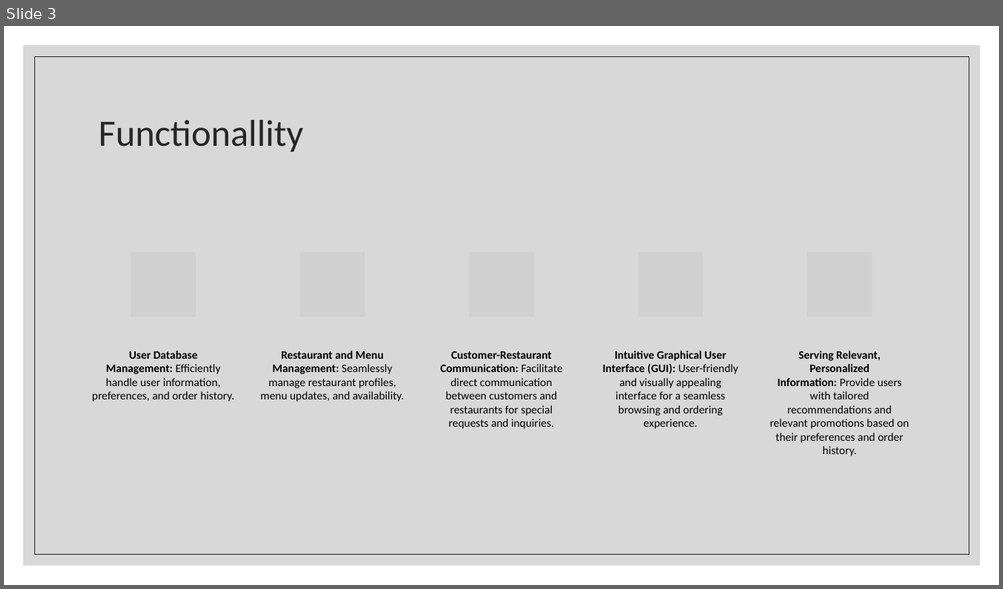
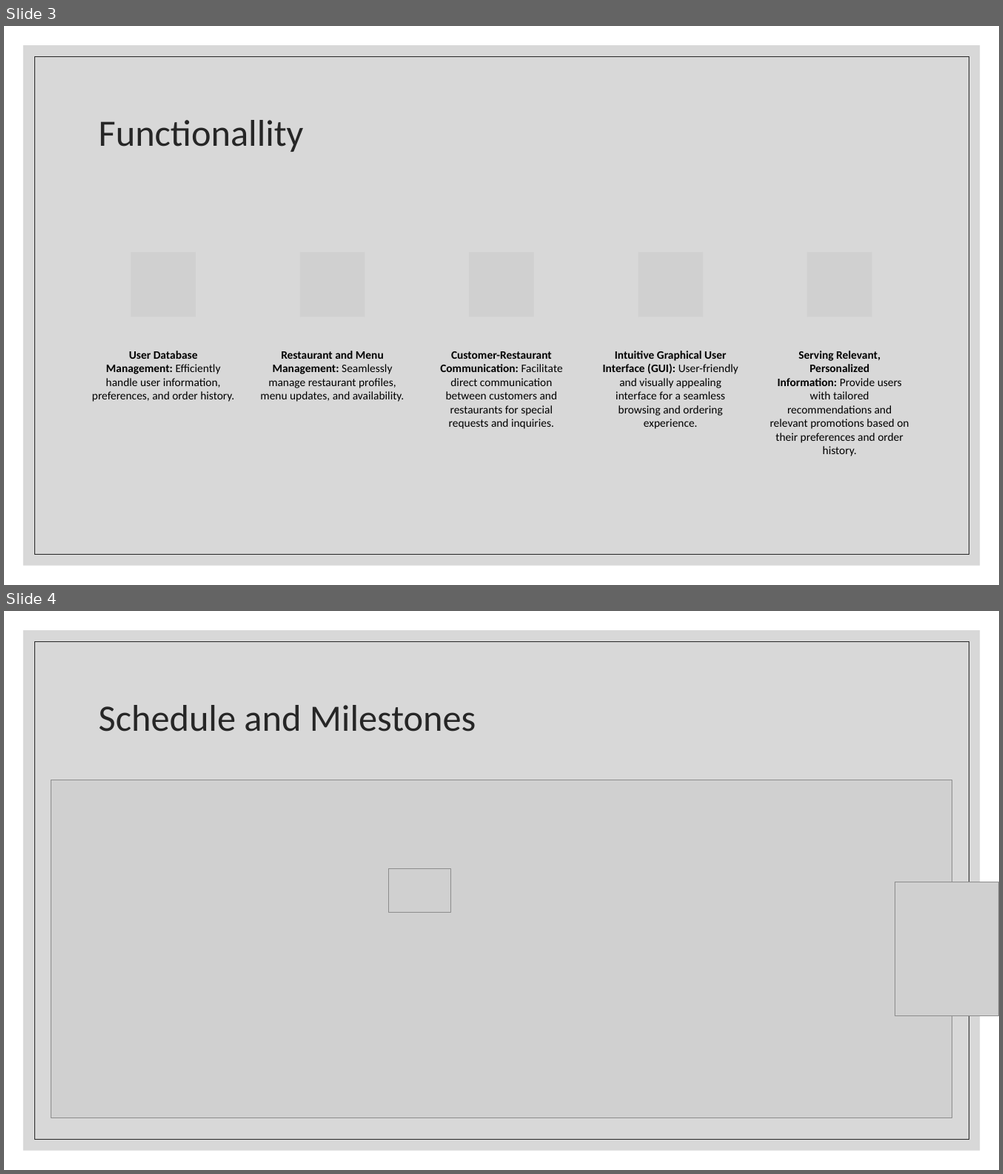
Before and after one commit to EyalYe/SWE-FinalProject, a slide deck: Presentation/presentation SWE.pptx. Shown one above the other, each under a label of ours: slide 3 before the commit, slides 3 and 4 after it. The pictures are 1003x589 and 1003x1174 pixels, drawn with LibreOffice and Linux fonts; fonts in the diff are those of the drawing; grey boxes stand for pictures; background and template pictures are left out. Boxes give left, top, right and bottom in pixels: in the first picture for what was removed or moved away, otherwise in the second. Text is boxed around its words. In the diff, an @@ line names an element or a change of style, - is before the commit and + after.

```diff
--- a/Presentation/presentation SWE.pptx
+++ b/Presentation/presentation SWE.pptx
@@ slide 4 added at [4,611,999,1170], background #FFFFFF; not listed: 2 template elements that a slide beside it also shows @@
@@ title added at [99,705,475,732], 36 pt, text #262626 @@
+Schedule and Milestones
@@ picture added at [51,780,951,1119] @@
@@ picture added at [389,869,451,912] @@
@@ picture added at [895,883,999,1017] @@
```
Also in this commit, not shown: 1 slide changed, 1 slide removed, 1 other file.
